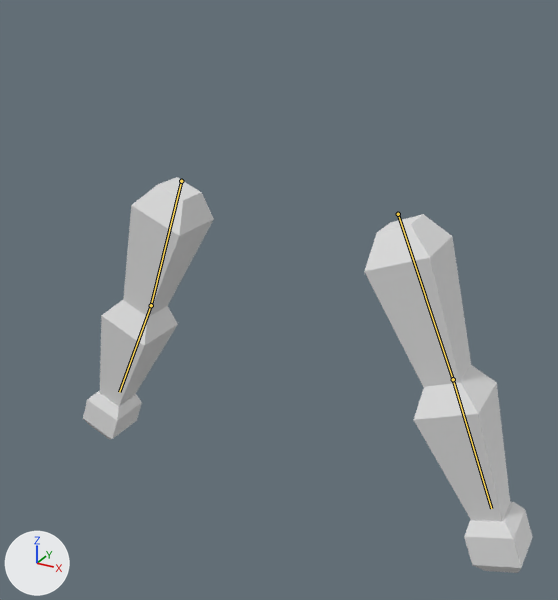
One commit to the glTF model TopDownGameARMS_MODEL_finished._updated2.glb: the scene before it, then after it.
Before and after are seen from a 50 mm camera at (1.23, -2.25, 0.54) aimed at (0.11, -0.21, -0.48). Every picture has the same lights, and +X, +Y and +Z are marked at lower left. The picture after the commit comes second. The bones that change, and the others that lie on the model, are drawn over the model as lines.
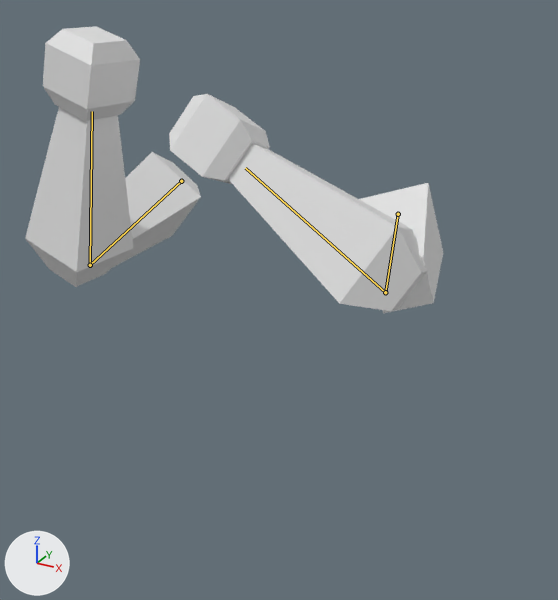
The newer file adds an action. The first version stands in its rest pose; the second is drawn at frame 11 of the action 'Block_Parry'.

Pixel boxes [x1, y1, x2, y2] of what changed, in the pictures (558 x 600 px):
'Cube', posed (7% narrower, 27% shorter)
    before: [83, 177, 533, 573]
    after: [25, 26, 443, 313]
bone 'upperarm.l', root to tip
    before: (181, 181) to (151, 305)
    after: (181, 181) to (90, 265)
bone 'lowerarn.l', root to tip
    before: (151, 305) to (119, 392)
    after: (90, 265) to (92, 111)
bone 'upperarm.r', root to tip
    before: (398, 214) to (453, 379)
    after: (398, 214) to (385, 292)
bone 'lowerarn.r', root to tip
    before: (453, 379) to (491, 508)
    after: (385, 292) to (245, 168)

The change in detail:
Bone 'upperarm.l' (bone_upperarm_l) turns from (0, 0, 0) to (79, 0, 71) degrees about its own x, y and z.
Bone 'lowerarn.l' (bone_lowerarn_l) turns from (0, 0, 0) to (29, -9, 90) degrees about its own x, y and z.
Bone 'upperarm.r' (bone_upperarm_r) turns from (0, 0, 0) to (107, -2, -97) degrees about its own x, y and z.
Bone 'lowerarn.r' (bone_lowerarn_r) turns from (0, 0, 0) to (-35, -9, -113) degrees about its own x, y and z.
